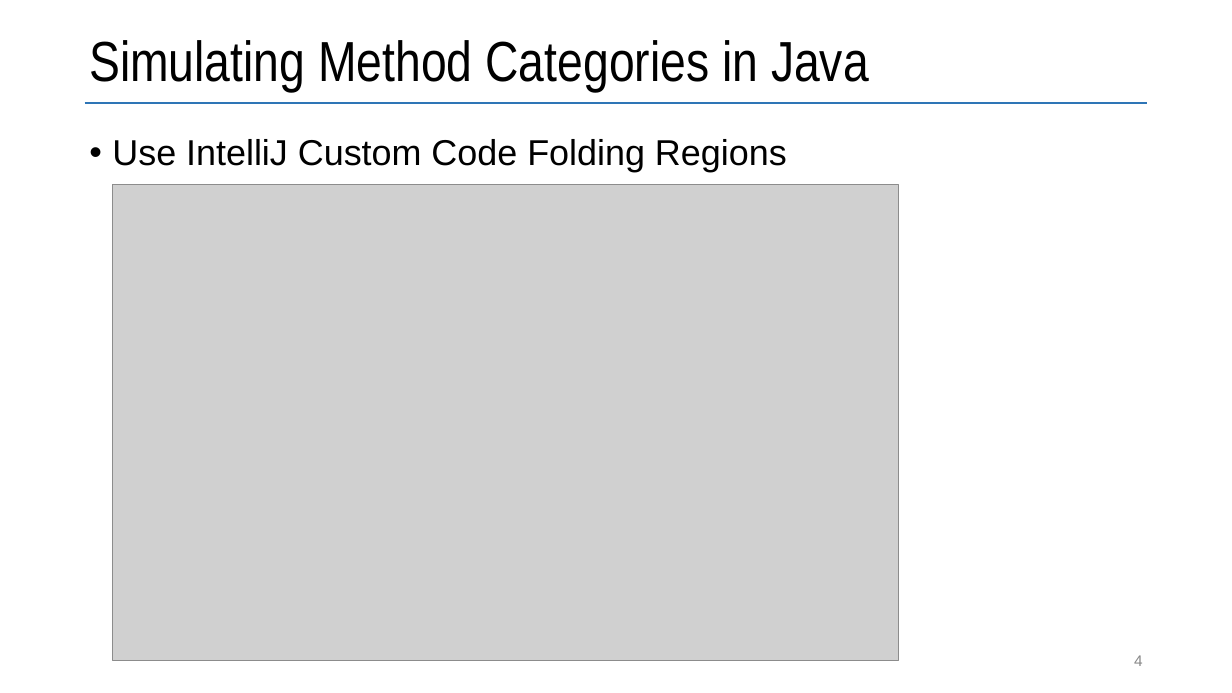
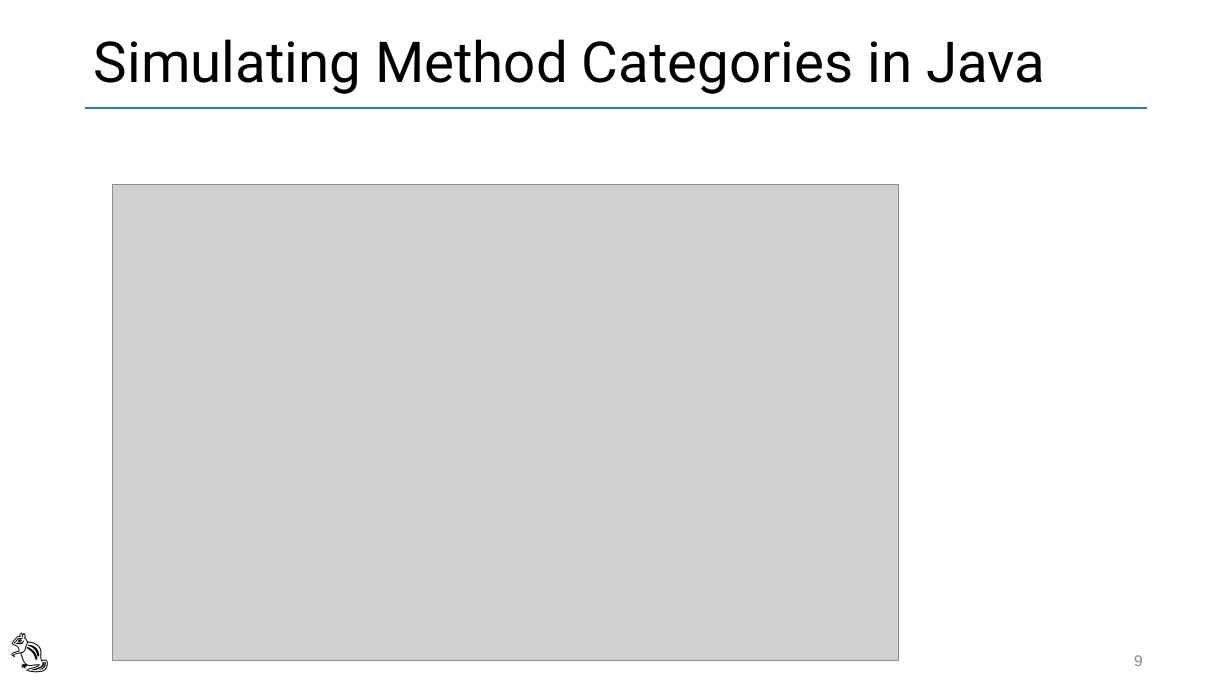
Before and after one commit to vmzakharov/refactor-to-ec-remake, a slide deck: slide 9 of RefactorToEcIntro.pptx (slide 4 before the commit). Drawn at 1232x693 pixels with LibreOffice and Linux fonts; fonts in the diff are those of the drawing; grey boxes stand for pictures. Boxes give left, top, right and bottom in pixels: in the first picture for what was removed or moved away, otherwise in the second. Text is boxed around its words. In the diff, an @@ line names an element or a change of style, - is before the commit and + after.

Commit message:
updates slides

```diff
--- a/RefactorToEcIntro.pptx
+++ b/RefactorToEcIntro.pptx
@@ title "Simulating Method Categories in Java" at <box>94,39,1045,94</box>: font Arial Narrow to Roboto @@
@@ line moved from (85, 103) - (1148, 103) to (85, 107) - (1148, 107) @@
@@ text removed at <box>112,139,787,172</box> @@
-• Use IntelliJ Custom Code Folding Regions
@@ text added at <box>0,619,74,678</box>, 32 pt, text #000000 @@
+🐿️
@@ page number removed at <box>1134,655,1143,666</box> @@
-4
@@ page number added at <box>1134,655,1143,666</box>, 12 pt, text #888888 @@
+9
```
Also in this commit, not shown: 15 other slides changed, 1 slide added, 1 other file.
